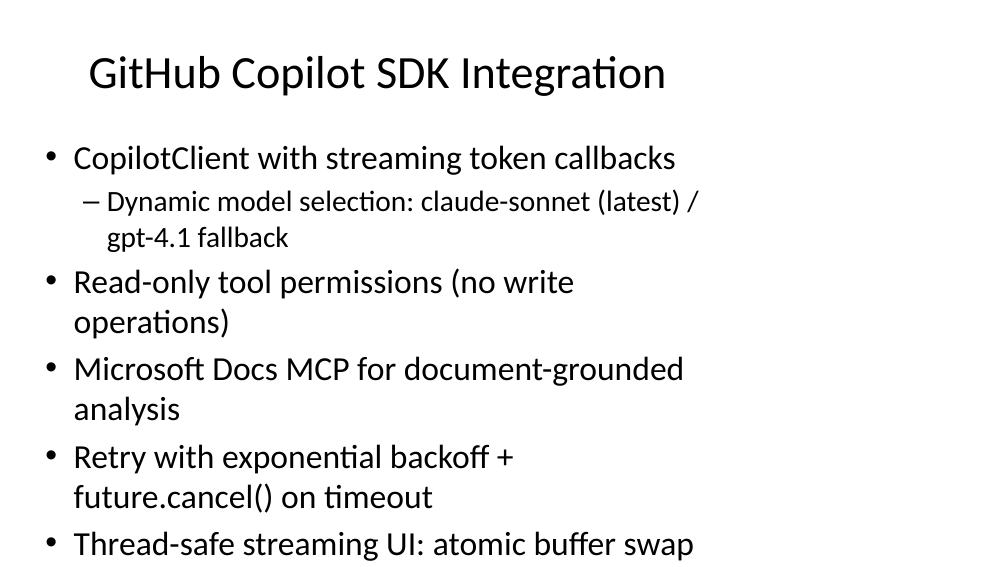
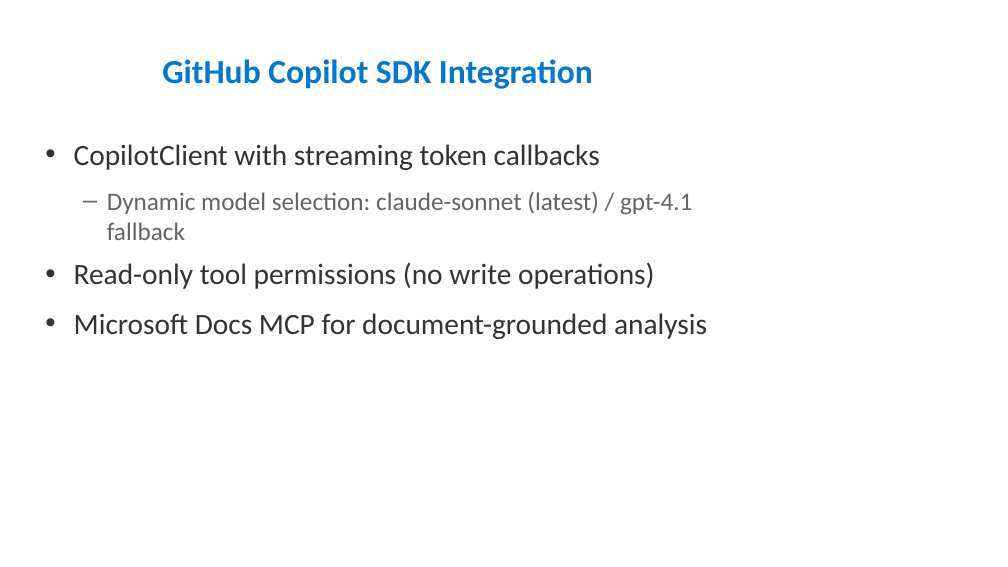
Before and after one commit to aktsmm/azure-ops-dashboard, a slide deck: slide 15 of presentations/AzureOpsDashboard.pptx (slide 8 before the commit). Drawn at 1008x567 pixels with LibreOffice and Linux fonts; fonts in the diff are those of the drawing. Boxes give left, top, right and bottom in pixels: in the first picture for what was removed or moved away, otherwise in the second. Text is boxed around its words. In the diff, an @@ line names an element or a change of style, - is before the commit and + after.

Commit message:
docs: PPTX v4 — 28pt font, full info restored, 21 slides with screenshot placeholders

```diff
--- a/presentations/AzureOpsDashboard.pptx
+++ b/presentations/AzureOpsDashboard.pptx
@@ title "GitHub Copilot SDK Integration" at [162,59,593,89]: size 44 to 32 pt, text colour #000000 to #0078D4, bold on @@
@@ text "CopilotClient with streaming token callbacks" at [74,144,707,339]: size 32 to 28 pt, text colour #000000 to #333333 in "CopilotClient with streaming token callbacks", "Read-only tool permissions (no write operations)", "Microsoft Docs MCP for document-grounded analysis"; size 28 to 24 pt, text colour #000000 to #646464 in "Dynamic model selection: claude-sonnet (latest) / gpt-4.1 ..."; more space between paragraphs @@
@@ text at [74,444,694,561]: paragraphs removed @@
-• Retry with exponential backoff + future.cancel() on timeout
-• Thread-safe streaming UI: atomic buffer swap at 100ms
```
Also in this commit, not shown: 10 other slides changed, 10 slides added, 1 other file.
